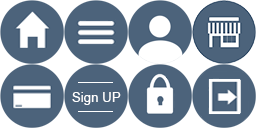
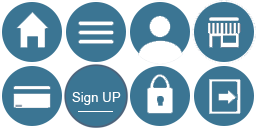
Layered file, before and after one edit (256 x 128). Changes by layer:
removed layer "Shape 3 copy" over <box>78,82,113,83</box>
renamed "Shape 3" to "Sign UP", painted on it, unmasked it over <box>72,92,121,112</box>
removed layer "Sign UP" over <box>72,92,121,105</box>
renamed "Layer 6" to "Face", painted on it over <box>128,0,192,56</box>
moved "Layer 14" above "Layer 5", painted on it over <box>192,0,256,64</box>
painted on "Layer 5" over <box>192,64,256,128</box>
painted on "Layer 4" over <box>64,0,128,64</box>
moved "Layer 12" above "Layer 3", painted on it over <box>128,64,192,128</box>
moved "Layer 3" above "Layer 13", painted on it over <box>0,64,64,128</box>
removed layer "Layer 7" over <box>192,0,256,64</box>
painted on "Layer 13" over <box>0,0,64,64</box>
added layer "Ellipse 1 copy 3" above "Ellipse 1 copy 2" over <box>130,2,254,126</box>
added layer "Ellipse 1 copy 2" above "Layer 8" over <box>2,2,126,126</box>
